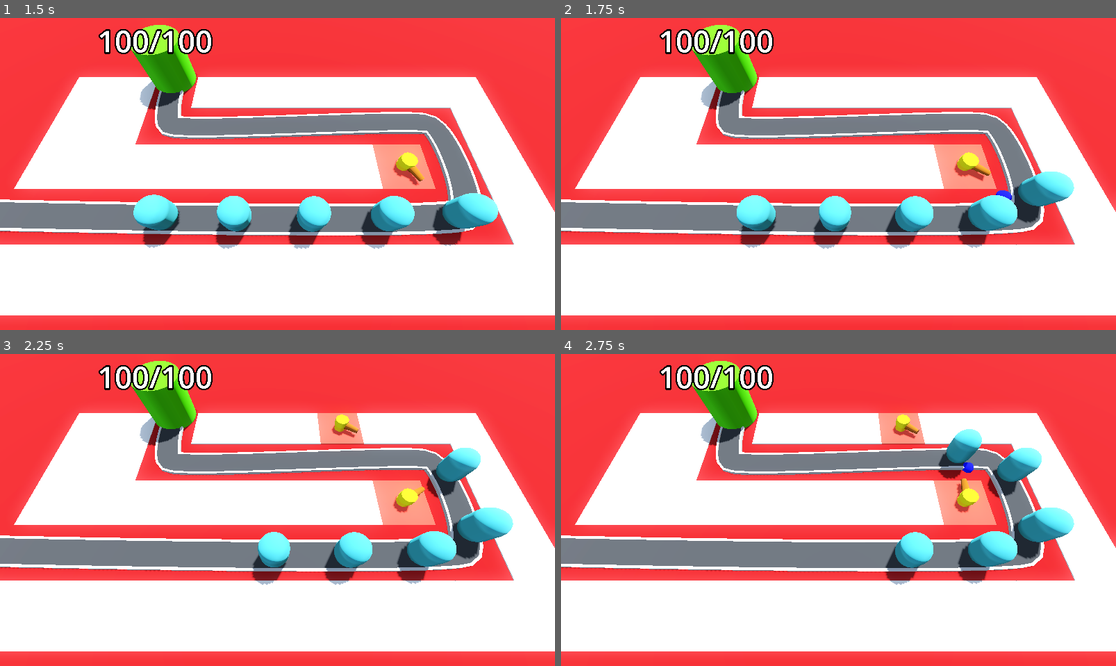
Above: before the commit, frames 1-4 (two rows, left to right).
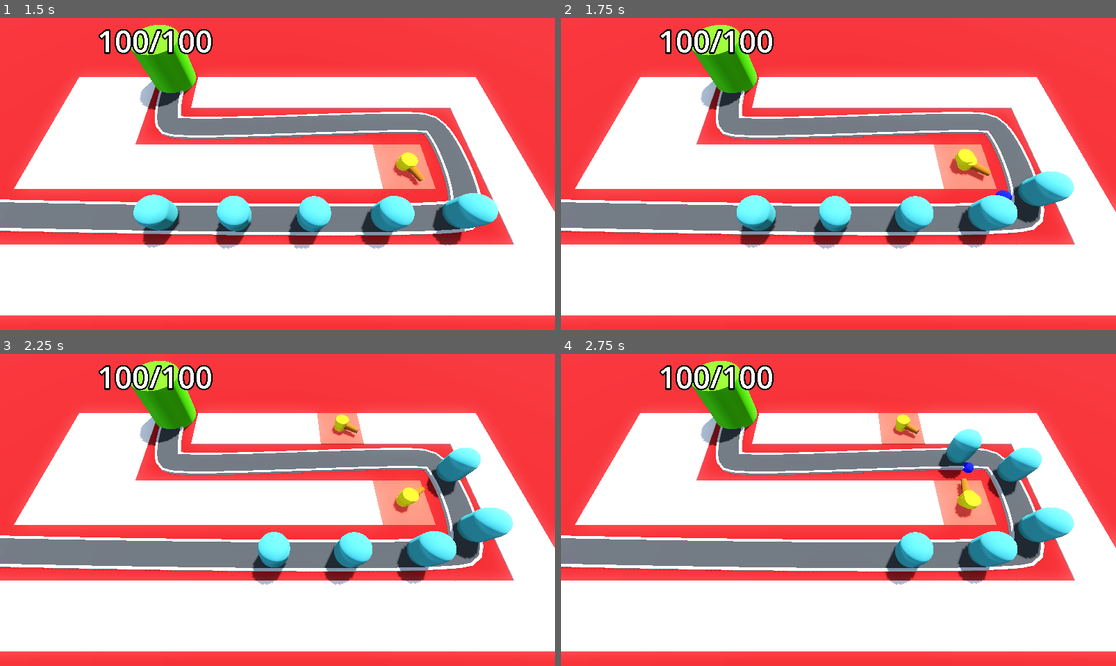
Above: after the commit, the same moments.

Repository: Matthew-CS11/Barbarian-Blaster
Game: Godot game, scene res://base_level.tscn
Two runs of this game, one before a commit and one after it. Both use one fixed random seed, a clock stepped at 60 frames per second and the inputs below.
Inputs (mouse positions are in pixels of both pictures, inside the frame that each line leads up to):
- Up to frame 1 (1.5 s): move the mouse to (399, 158) at 0.52 s; click (399, 158) at 0.6 s; move the mouse to (166, 189) at 1.27 s; click (166, 189) at 1.35 s
- Up to frame 2 (1.75 s): no input
- Up to frame 3 (2.25 s): move the mouse to (333, 441) at 2.02 s; click (333, 441) at 2.1 s
- Up to frame 4 (2.75 s): no input

Frame 1 is identical in both runs. In frame 2, 0.1% of the frame differs, in the area x 69-76%, y 41-52%; in frame 3, less than 0.1%; in frame 4, 0.2%, in the area x 70-76%, y 42-53%.

Commit message:
add turret animation

Diff:
--- a/Enemy/enemy.gd
+++ b/Enemy/enemy.gd
@@ -6,9 +6,12 @@
 @onready var enemy: PathFollow3D = $"."
 @onready var base : Base = get_tree().get_first_node_in_group("base")
 @export var max_health := 50
+@onready var animation_player: AnimationPlayer = $AnimationPlayer
 
 var health:int :
 	set(new_health):
+		if health > new_health:
+			animation_player.play("take_damage")
 		health = new_health
 		if health < 1:
 			queue_free()
--- a/Enemy/enemy.tscn
+++ b/Enemy/enemy.tscn
@@ -10,9 +10,50 @@
 radius = 1.0
 height = 3.0
 
+[sub_resource type="StandardMaterial3D" id="StandardMaterial3D_px1sc"]
+no_depth_test = true
+shading_mode = 0
+
 [sub_resource type="CapsuleShape3D" id="CapsuleShape3D_2pb1h"]
 radius = 1.0
 height = 3.0
+
+[sub_resource type="Animation" id="Animation_am0pq"]
+resource_name = "take_damage"
+length = 0.1
+tracks/0/type = "value"
+tracks/0/imported = false
+tracks/0/enabled = true
+tracks/0/path = NodePath("DamageHighlight:visible")
+tracks/0/interp = 1
+tracks/0/loop_wrap = true
+tracks/0/keys = {
+"times": PackedFloat32Array(0, 0.1),
+"transitions": PackedFloat32Array(1, 1),
+"update": 1,
+"values": [true, false]
+}
+
+[sub_resource type="Animation" id="Animation_eqilm"]
+length = 0.001
+tracks/0/type = "value"
+tracks/0/imported = false
+tracks/0/enabled = true
+tracks/0/path = NodePath("DamageHighlight:visible")
+tracks/0/interp = 1
+tracks/0/loop_wrap = true
+tracks/0/keys = {
+"times": PackedFloat32Array(0),
+"transitions": PackedFloat32Array(1),
+"update": 1,
+"values": [false]
+}
+
+[sub_resource type="AnimationLibrary" id="AnimationLibrary_ncf7h"]
+_data = {
+&"RESET": SubResource("Animation_eqilm"),
+&"take_damage": SubResource("Animation_am0pq")
+}
 
 [node name="Enemy" type="PathFollow3D"]
 transform = Transform3D(0.9999959, 0, 0, 0, 1, 0, 0, 0, 0.9999959, 0, 0, 0)
@@ -23,8 +64,19 @@
 transform = Transform3D(1, 0, 0, 0, 1, 0, 0, 0, 1, 0, 1.6, 0)
 mesh = SubResource("CapsuleMesh_xjnqo")
 
+[node name="DamageHighlight" type="MeshInstance3D" parent="."]
+transform = Transform3D(1, 0, 0, 0, 1, 0, 0, 0, 1, 0, 1.6, 0)
+visible = false
+material_override = SubResource("StandardMaterial3D_px1sc")
+mesh = SubResource("CapsuleMesh_xjnqo")
+
 [node name="EnemyArea3D" type="Area3D" parent="." groups=["enemy_area"]]
 
 [node name="CollisionShape3D" type="CollisionShape3D" parent="EnemyArea3D"]
 transform = Transform3D(1, 0, 0, 0, 1, 0, 0, 0, 1, 0, 1.5832062, 0)
 shape = SubResource("CapsuleShape3D_2pb1h")
+
+[node name="AnimationPlayer" type="AnimationPlayer" parent="."]
+libraries = {
+&"": SubResource("AnimationLibrary_ncf7h")
+}
--- a/Turret/turret.gd
+++ b/Turret/turret.gd
@@ -4,6 +4,7 @@
 var enemy_path : Path3D
 var target : Node3D
 @export var turret_range := 10.0
+@onready var animation_player: AnimationPlayer = $AnimationPlayer
 
 
 func _physics_process(delta: float) -> void:
@@ -32,3 +33,4 @@
 		add_child(ball)
 		ball.global_position = global_position
 		ball.direction = global_transform.basis.z
+		animation_player.play("fire")
--- a/Turret/turret.tscn
+++ b/Turret/turret.tscn
@@ -26,6 +26,43 @@
 top_radius = 0.2
 bottom_radius = 0.38
 
+[sub_resource type="Animation" id="Animation_5kpma"]
+resource_name = "fire"
+length = 0.3
+tracks/0/type = "value"
+tracks/0/imported = false
+tracks/0/enabled = true
+tracks/0/path = NodePath("TurretBase/TurretTop:position")
+tracks/0/interp = 1
+tracks/0/loop_wrap = true
+tracks/0/keys = {
+"times": PackedFloat32Array(0, 0.3),
+"transitions": PackedFloat32Array(1, 1),
+"update": 0,
+"values": [Vector3(0, 0.432, -0.6), Vector3(0, 0.43238318, 0)]
+}
+
+[sub_resource type="Animation" id="Animation_djkev"]
+length = 0.001
+tracks/0/type = "value"
+tracks/0/imported = false
+tracks/0/enabled = true
+tracks/0/path = NodePath("TurretBase/TurretTop:position")
+tracks/0/interp = 1
+tracks/0/loop_wrap = true
+tracks/0/keys = {
+"times": PackedFloat32Array(0),
+"transitions": PackedFloat32Array(1),
+"update": 0,
+"values": [Vector3(0, 0.3, 0)]
+}
+
+[sub_resource type="AnimationLibrary" id="AnimationLibrary_ttsi1"]
+_data = {
+&"RESET": SubResource("Animation_djkev"),
+&"fire": SubResource("Animation_5kpma")
+}
+
 [node name="Turret" type="Node3D"]
 script = ExtResource("1_5kpma")
 
@@ -44,4 +81,9 @@
 [node name="Timer" type="Timer" parent="."]
 autostart = true
 
+[node name="AnimationPlayer" type="AnimationPlayer" parent="."]
+libraries = {
+&"": SubResource("AnimationLibrary_ttsi1")
+}
+
 [connection signal="timeout" from="Timer" to="." method="_on_timer_timeout"]
Not shown: 1 places in Enemy/enemy.tscn that only renumber resources
Not shown: 1 places in Turret/turret.tscn that only renumber resources
